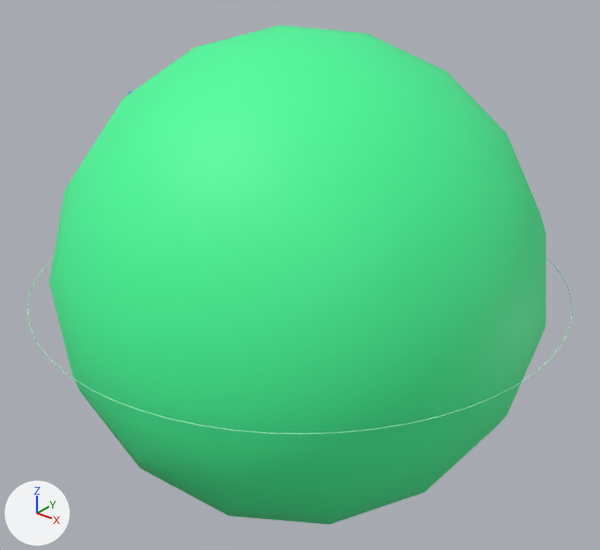
Two versions of the glTF model glb/107.glb, one commit apart.
Before and after are seen from a camera (50 mm lens) standing at (1.882, -2.353, 1.46) and looking at (0.0, 0.0, 0.001). The axes (+X, +Y, +Z) are drawn at lower left. The lights are the same throughout. The picture after the commit comes second. Where no turn or scale is listed for an object, it has been applied to the vertices.

The older version as bpy lines, for what is in view:
```python
mat_tmp_orb_107_7s = principled_material('TMP_orb_107_7s')
mat_tmp_orb_107_7s.base_color = (0.0648, 0.971, 0.334)  # green #48fc9c
mat_tmp_orb_107_7s.roughness = 0.6
me_tmp_7s0_107 = bpy.data.meshes.new('TMP_7s0_107')
me_tmp_7s0_107.from_pydata(...)  # a UV sphere (16 segments, 12 rings, poles along z) spanning x -1.0..1.0, y -1.0..1.0, z -1.0..1.0
me_tmp_7s0_107.materials.append(mat_tmp_orb_107_7s)  # green #48fc9c
ob_orbital_7s_0 = bpy.data.objects.new('Orbital_7s_0', me_tmp_7s0_107)
ob_orbital_7s_0.parent = ob_atom_107_bh
ob_orbital_7s_0.location = (0.0, 0.0, 0.0)
ob_orbital_7s_0.rotation_euler = (0.0881, 0.846, -0.722)  # degrees (5, 48, -41)
ob_orbital_7s_0.scale = (0.966, 0.966, 0.966)
```
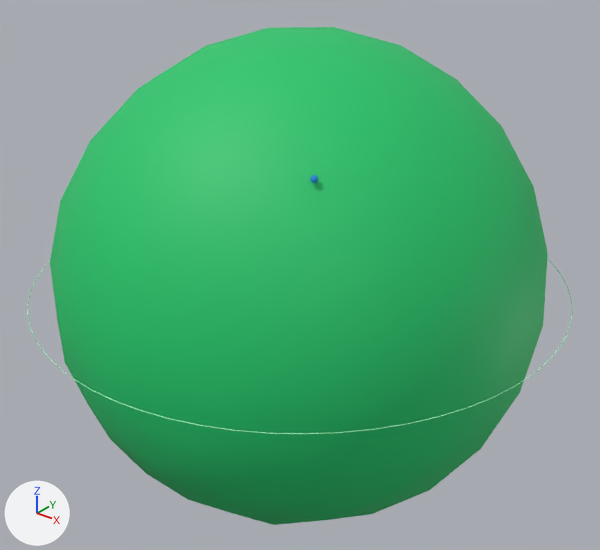
The edits, one by one:
Material 'TMP_orb_107_7s' (mat_tmp_orb_107_7s) changes colour from green #48fc9c to green #1cc76c; in linear values from (0.0648, 0.971, 0.334) to (0.0114, 0.574, 0.151).
Object 'Orbital_7s_0' (ob_orbital_7s_0) turns from (5, 48, -41) to (29, 26, 101) degrees about x, y and z.

Changed parts and their boxes (x1, y1, x2, y2) in the pictures (600 x 550 px):
'Orbital_7s_0', recoloured, turned: before (49, 25, 546, 524); after (50, 27, 548, 525)
